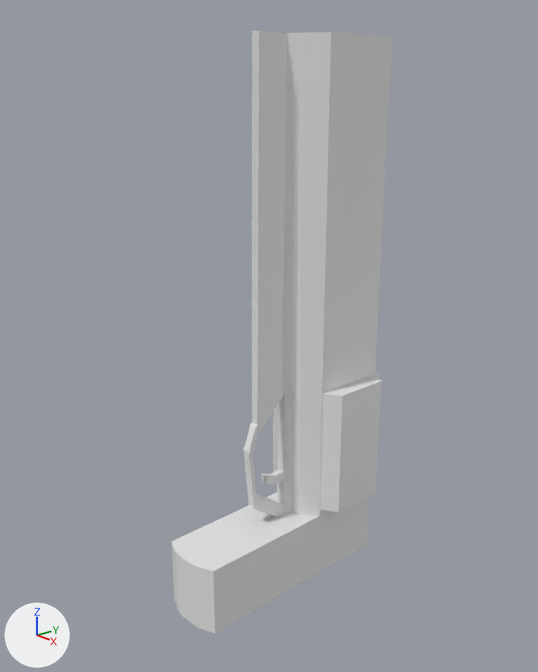
Renders of the Blender file revolver.blend from each side of a commit.
Both versions are drawn from a 50 mm lens placed at (2.77, -2.9, 2.98), pointed at (-0.04, -0.39, 1.74). The lights are fixed; the arrows at lower left show +X, +Y and +Z.

The first picture shows 'Cilindro', 'Cube'.
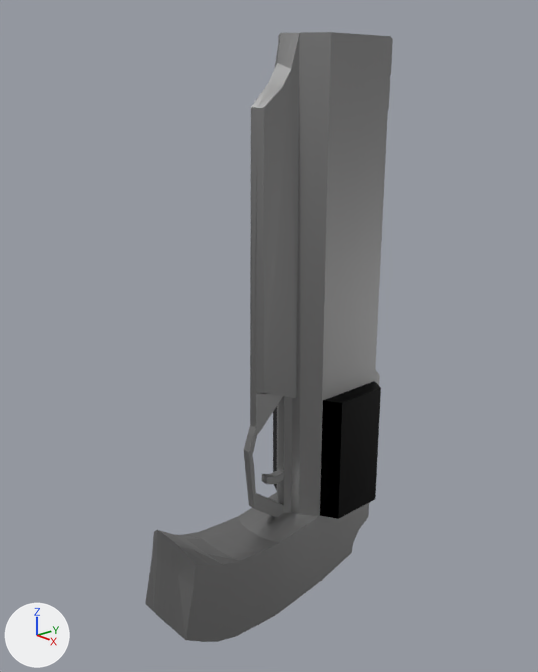
The change in detail:
Material 'Material' (mat_material) changes colour from white #e7e7e7 to grey #9a9a9a; in linear values from (0.8, 0.8, 0.8) to (0.323, 0.323, 0.323).
In material 'Material' (mat_material), metallic goes from 0.0 to 1.0.
Material 'Materiais' (mat_materiais) is new.
Its base color is (0.0, 0.0, 0.0) (black #000000).
Its metallic is 1.0.
me_cube is used by ob_cube; location (0.0, 0.011, 1.768); scale (0.268, 0.368, 1.47).
me_cube had 267 vertices, 259 faces and spanned x -0.67..0.7, y -2.81..1.17, z -1.0..1.0.
me_cube now has 496 vertices, 484 faces and spans x -0.67..0.7, y -3.23..1.17, z -1.08..1.0.
me_cube part 1: 16 vertices moved from x -0.33..0.34, y 0.79..1.0, z -1.0..-0.87 to x -0.33..0.34, y 0.74..0.95, z -0.86..-0.84; 48 vertices removed from x -0.67..0.7, y -2.81..0.79, z -1.0..-0.74; 255 vertices added at x -0.67..0.7, y -3.23..0.95, z -1.08..-0.62.
me_cube part 2: 11 vertices removed from x -0.17..0.17, y -1.48..-0.9, z -0.32..1.0; 33 vertices added at x -0.22..0.22, y -1.51..-0.96, z -0.33..0.91.
me_cilindro has 12 vertices, 8 faces and spans x -0.87..0.87, y -1.0..1.0, z -1.0..1.0.
me_cilindro now uses material mat_materiais (black #000000).
Object 'Cilindro' (ob_cilindro) moves from (-0.001, 0.008, 1.077) to (-0.001, 0.008, 1.036).

Boxes (x1, y1, x2, y2) around the edits, measured in the pictures (538 x 672 px):
'Cube', recoloured, surface changed, reshaped (12% wider): before (171, 31, 393, 633); after (145, 32, 393, 642)
'Cilindro', recoloured, moved (grey to black): before (273, 375, 381, 513); after (273, 381, 381, 519)
part 1 of me_cube, built on: before (171, 492, 368, 633); after (145, 492, 369, 642)
part 2 of me_cube, built on: before (251, 31, 300, 432); after (248, 33, 300, 436)
